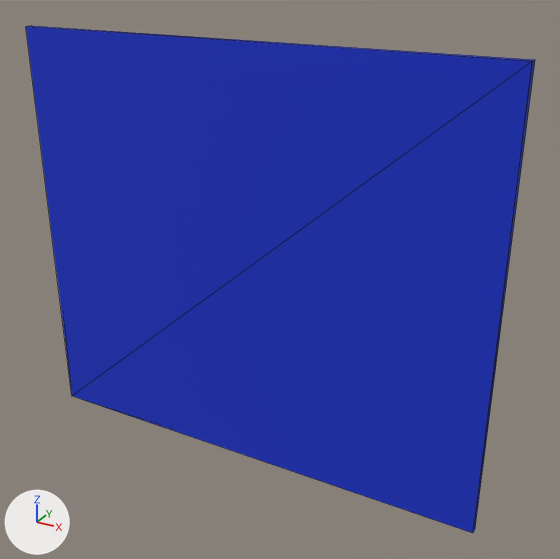
An edit to the COLLADA model carl_description/meshes/front_cover.min.dae, drawn before and after from the same camera.
Before and after are seen from a 50 mm lens placed at (0.431, -0.705, 0.349), pointed at (0.049, -0.012, 0.002). Arrows for +X, +Y and +Z are at lower left; the lights stay in place. Mesh edges are drawn as thin lines. Where no turn or scale is listed for an object, it has been applied to the vertices.

The older version as bpy lines, for what is in view:
```python
me_skp3219 = bpy.data.meshes.new('skp3219')
me_skp3219.from_pydata(...)  # a box spanning x -0.293..0.292, y -0.01..0.0, z -0.254..0.254
me_skp3219.materials.append(mat_material_1)  # picture img_blue_jpg
ob_skp3219 = bpy.data.objects.new('skp3219', me_skp3219)
ob_skp3219.location = (0.0, 0.0, 0.0)
```
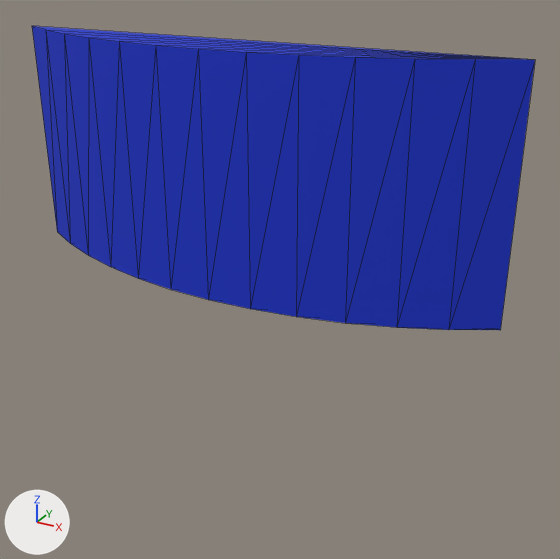
Commit message: redid front cover

Where the change shows, as pixel boxes [x1, y1, x2, y2] in the pictures (560 x 559 px):
```json
{"object": "skp3219", "change": "reshaped", "before": [26, 26, 535, 533], "after": [32, 26, 535, 330], "on screen": "40% shorter"}
```

Edits to the scene script, one JSON object a line:
```json
{"block": "me_skp3219", "where": "# used by ob_skp3219; location = (0.0, 0.0, 0.0)"}
{"op": "remove", "block": "me_skp3219", "code": "me_skp3219.from_pydata(...)  # 8 vertices, 12 faces; spans x -0.293..0.292, y -0.01..0.0, z -0.254..0.254"}
{"op": "add", "block": "me_skp3219", "code": "me_skp3219.from_pydata(...)  # 26 vertices, 48 faces; spans x -0.293..0.292, y -0.08..0.0, z -0.006..0.254"}
{"block": "me_skp3219", "change": "me_skp3219 part 1"}
{"block": "me_skp3219", "change": "6 vertices are removed from x -0.293..0.292, y -0.01..0.0, z -0.254..0.254"}
{"block": "me_skp3219", "change": "12 faces are deleted"}
{"block": "me_skp3219", "change": "13 vertices are added at x -0.293..0.292, y -0.08..0.0, z -0.006"}
{"block": "me_skp3219", "change": "11 new vertices lie (0.0, 0.0, 0.26) away from vertices in x -0.248..0.247, y -0.08..-0.024, z -0.006"}
{"block": "me_skp3219", "change": "48 new faces join them"}
```
